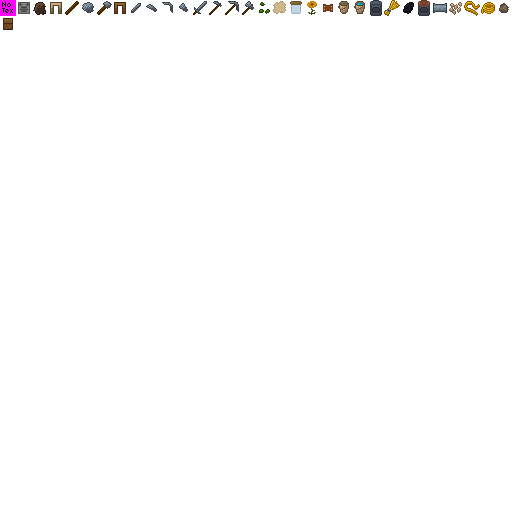
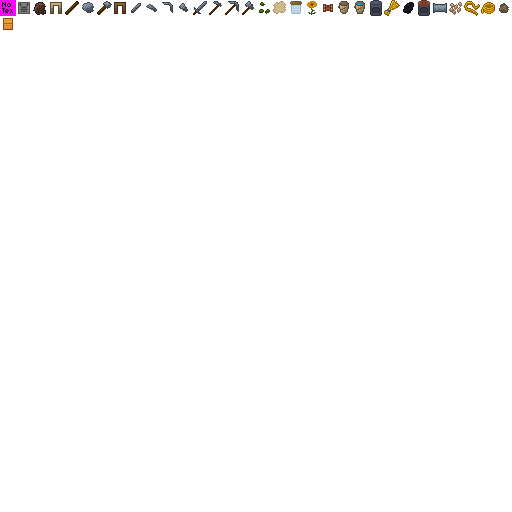
Before/after of a 512px x 512px layered artwork. What changed in the layer stack:
showed "Layer 1", moved it above "Layer 0", painted on it over box(3, 18, 13, 30)
renamed "Layer 32" to "Layer 0", painted on it over box(3, 18, 13, 30)
